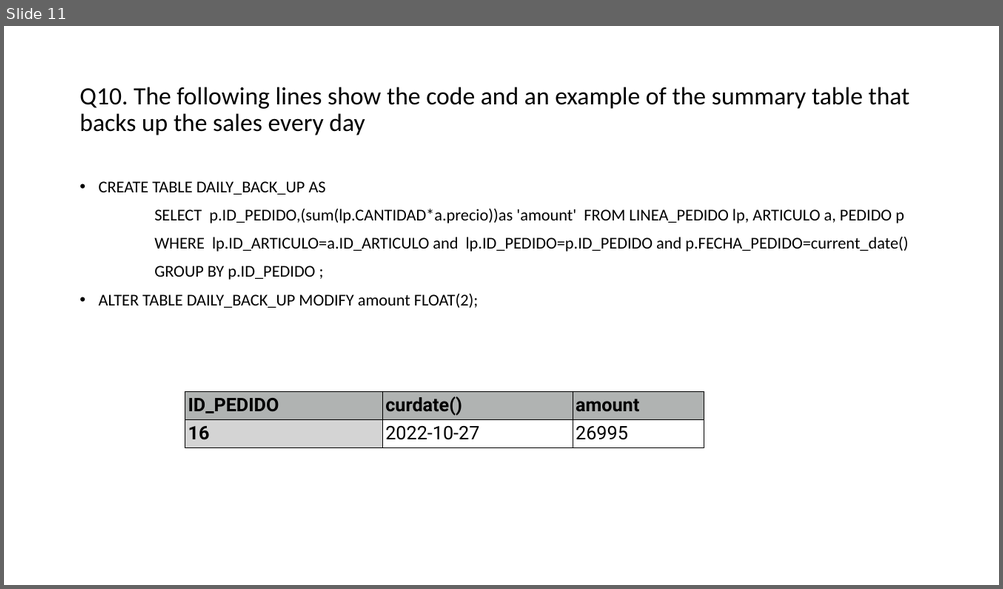
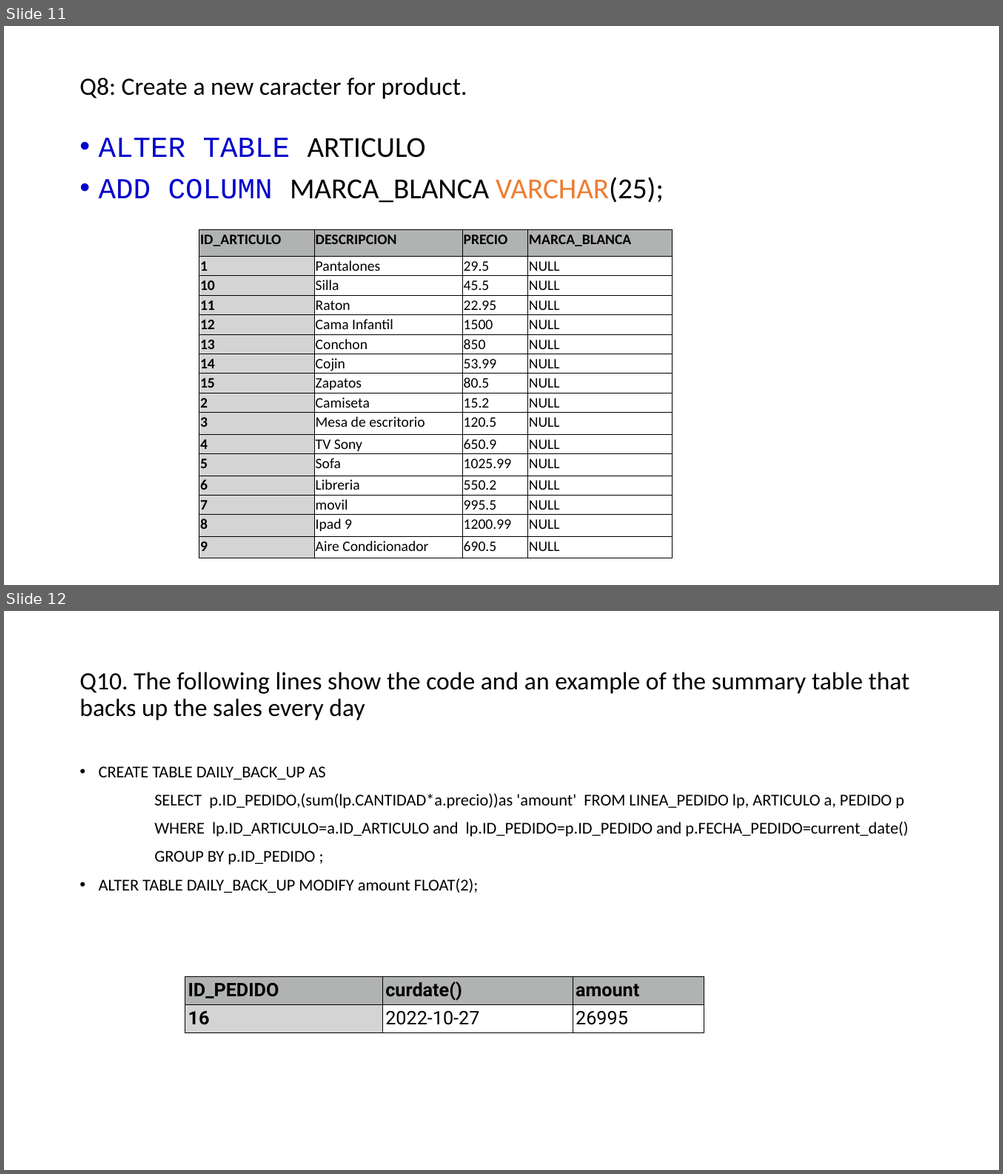
Before and after one commit to NamNguyen2015/Module-2-MySQL, a slide deck: PresentationMYSQL_NAM.pptx. Shown one above the other, each under a label of ours: slide 11 before the commit, slides 11 and 12 after it. The pictures are 1003x589 and 1003x1174 pixels, drawn with LibreOffice and Linux fonts; fonts in the diff are those of the drawing. Boxes give left, top, right and bottom in pixels: in the first picture for what was removed or moved away, otherwise in the second. Text is boxed around its words. In the diff, an @@ line names an element or a change of style, - is before the commit and + after.

```diff
--- a/PresentationMYSQL_NAM.pptx
+++ b/PresentationMYSQL_NAM.pptx
@@ slide 11 added at <box>4,26,999,585</box>, background #FFFFFF @@
@@ title added at <box>79,77,467,99</box>, 24 pt, text #000000 @@
+Q8: Create a new caracter for product.
@@ text added at <box>99,138,663,203</box>, 28 pt, text #000000 @@
+• ALTER TABLE ARTICULO
+• ADD COLUMN MARCA_BLANCA VARCHAR(25);
@@ table added at <box>199,230,673,556</box>, 16 rows, 4 columns @@
+ID_ARTICULO | DESCRIPCION | PRECIO | MARCA_BLANCA
+1 | Pantalones | 29.5 | NULL
+10 | Silla | 45.5 | NULL
+11 | Raton | 22.95 | NULL
+12 | Cama Infantil | 1500 | NULL
+13 | Conchon | 850 | NULL
+14 | Cojin | 53.99 | NULL
+15 | Zapatos | 80.5 | NULL
+2 | Camiseta | 15.2 | NULL
+3 | Mesa de escritorio | 120.5 | NULL
+4 | TV Sony | 650.9 | NULL
+5 | Sofa | 1025.99 | NULL
+6 | Libreria | 550.2 | NULL
+7 | movil | 995.5 | NULL
+8 | Ipad 9 | 1200.99 | NULL
+9 | Aire Condicionador | 690.5 | NULL
@@ what was slide 11 is now slide 12 @@
```
